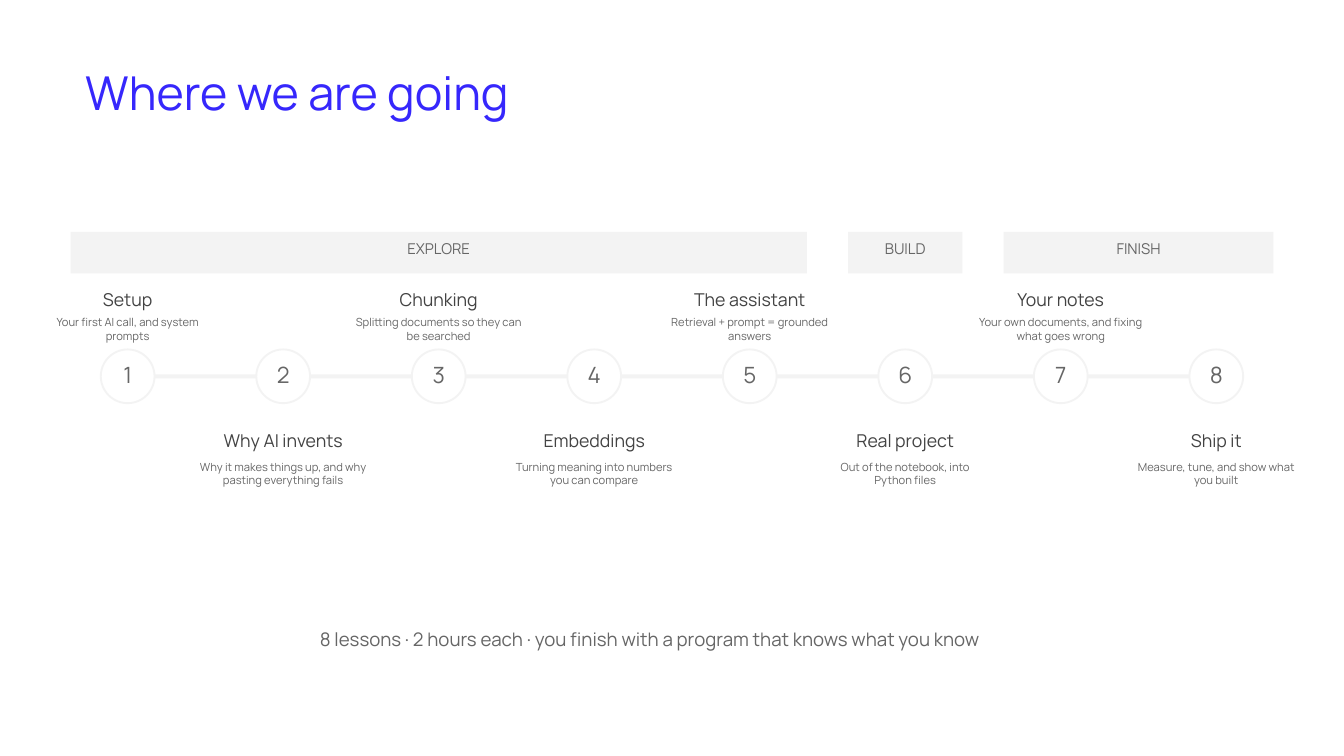
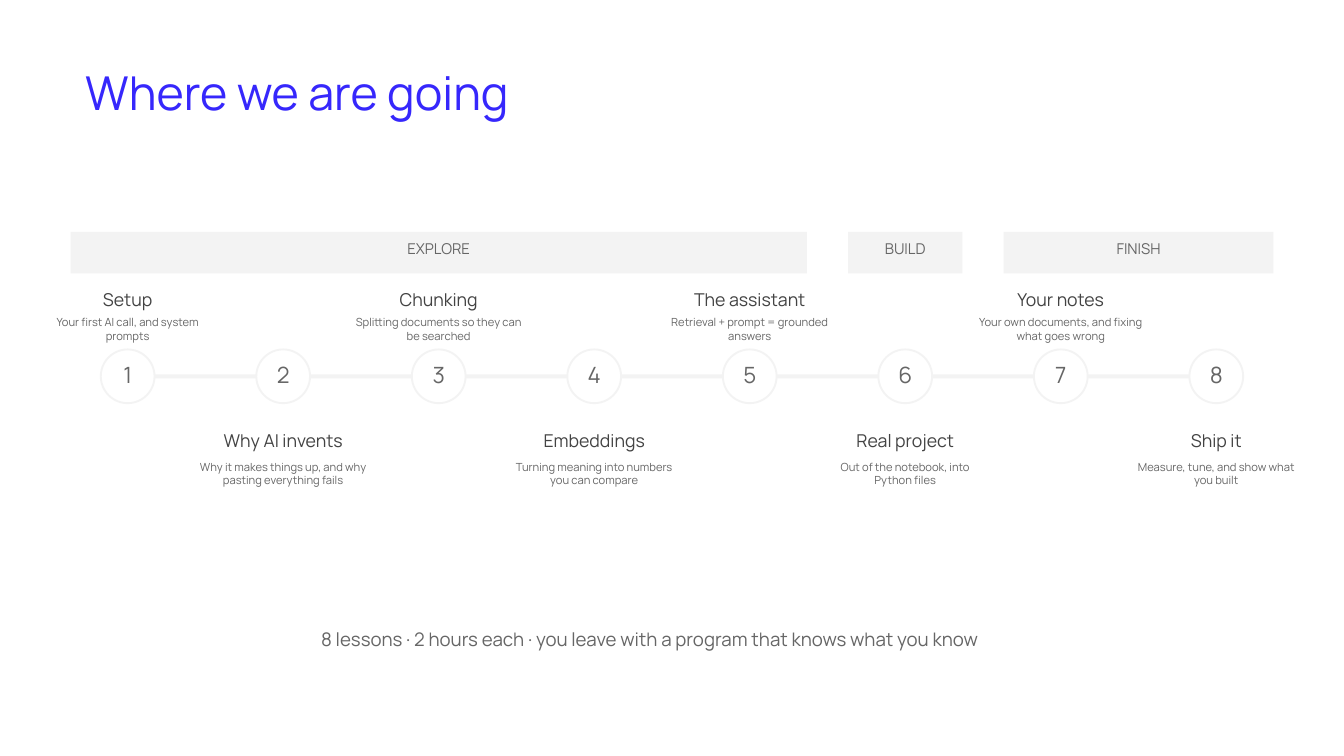
Before and after one commit to ArtyoMKo/tumo_month_workshop, a slide deck: slide 3 of slides/Lesson 1 - Setup and Your First AI Call.pptx. Drawn at 1344x756 pixels with LibreOffice and Linux fonts; fonts in the diff are those of the drawing. Boxes give left, top, right and bottom in pixels: in the first picture for what was removed or moved away, otherwise in the second. Text is boxed around its words. In the diff, an @@ line names an element or a change of style, - is before the commit and + after.

```diff
--- a/slides/Lesson 1 - Setup and Your First AI Call.pptx
+++ b/slides/Lesson 1 - Setup and Your First AI Call.pptx
@@ text at <box>321,632,978,651</box>: text changed @@
-8 lessons · 2 hours each · you finish with a program that knows what you know
+8 lessons · 2 hours each · you leave with a program that knows what you know
```
Also in this commit, not shown: 6 other slides changed, 1 slide added, 1 slide removed, 2 other files.
